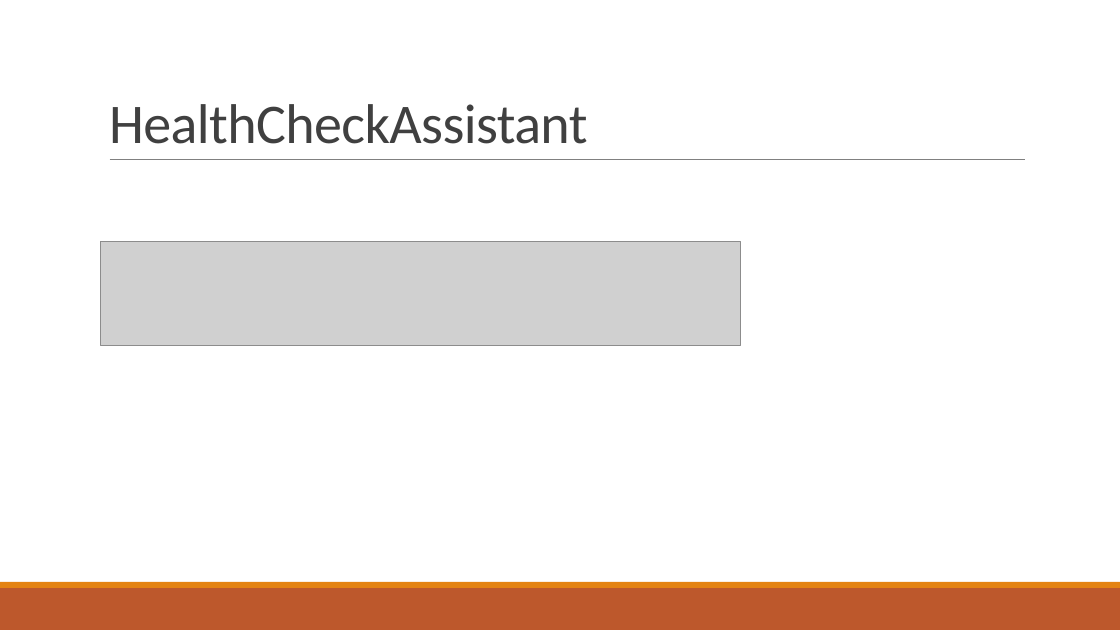
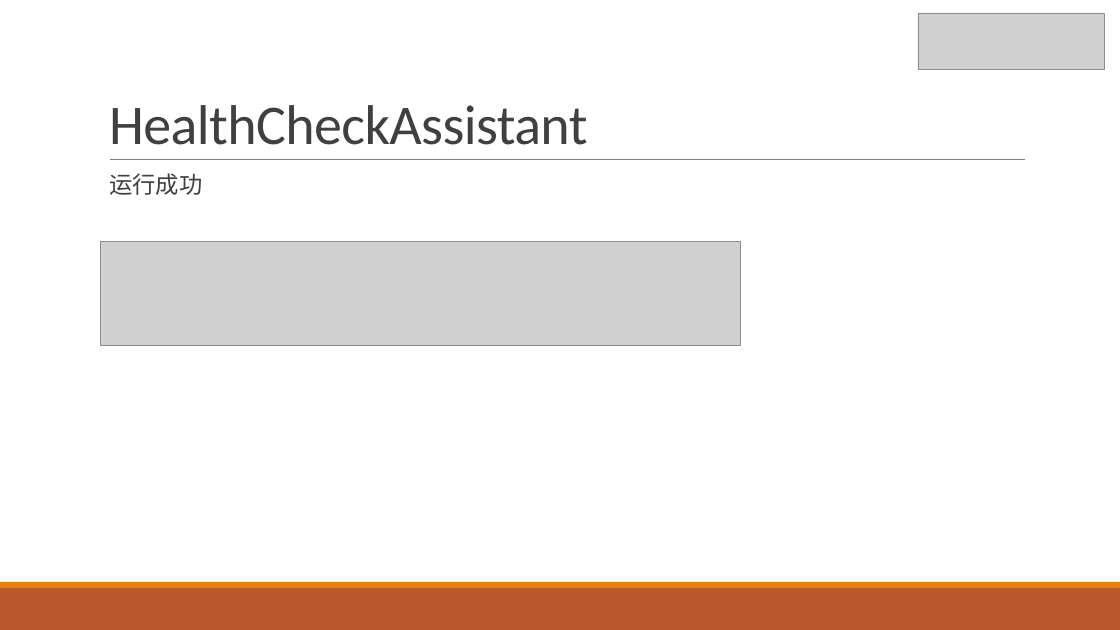
Before and after one commit to yaohan/GoToSchool, a slide deck: slide 3 of IBM-spark/IT Analytics-姚晗-5.8.pptx. Drawn at 1120x630 pixels with LibreOffice and Linux fonts; fonts in the diff are those of the drawing; grey boxes stand for pictures. Boxes give left, top, right and bottom in pixels: in the first picture for what was removed or moved away, otherwise in the second. Text is boxed around its words. In the diff, an @@ line names an element or a change of style, - is before the commit and + after.

```diff
--- a/IBM-spark/IT Analytics-姚晗-5.8.pptx
+++ b/IBM-spark/IT Analytics-姚晗-5.8.pptx
@@ picture added at (918, 13, 1105, 70) @@
@@ text added at (109, 173, 202, 195), 20 pt, text #404040 @@
+  运行成功
```
Also in this commit, not shown: 8 other slides changed.
